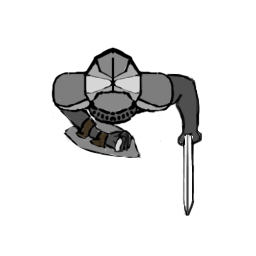
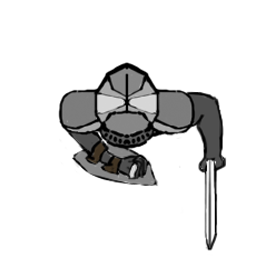
Comparing the layer stacks of the two w=256, h=256 images. Changes:
added layer "Knight_Head/Torso copy" above "Knight_Head/Torso" over box(58, 62, 227, 251)
hid group "Knight_Head/Torso" (19 layers) over box(51, 47, 175, 125)
hid group "Knight Equipment" (9 layers) over box(52, 66, 204, 216)
hid group "Knight color" (7 layers) over box(52, 47, 200, 158)
hid "Layer 0" over box(51, 47, 227, 251)
